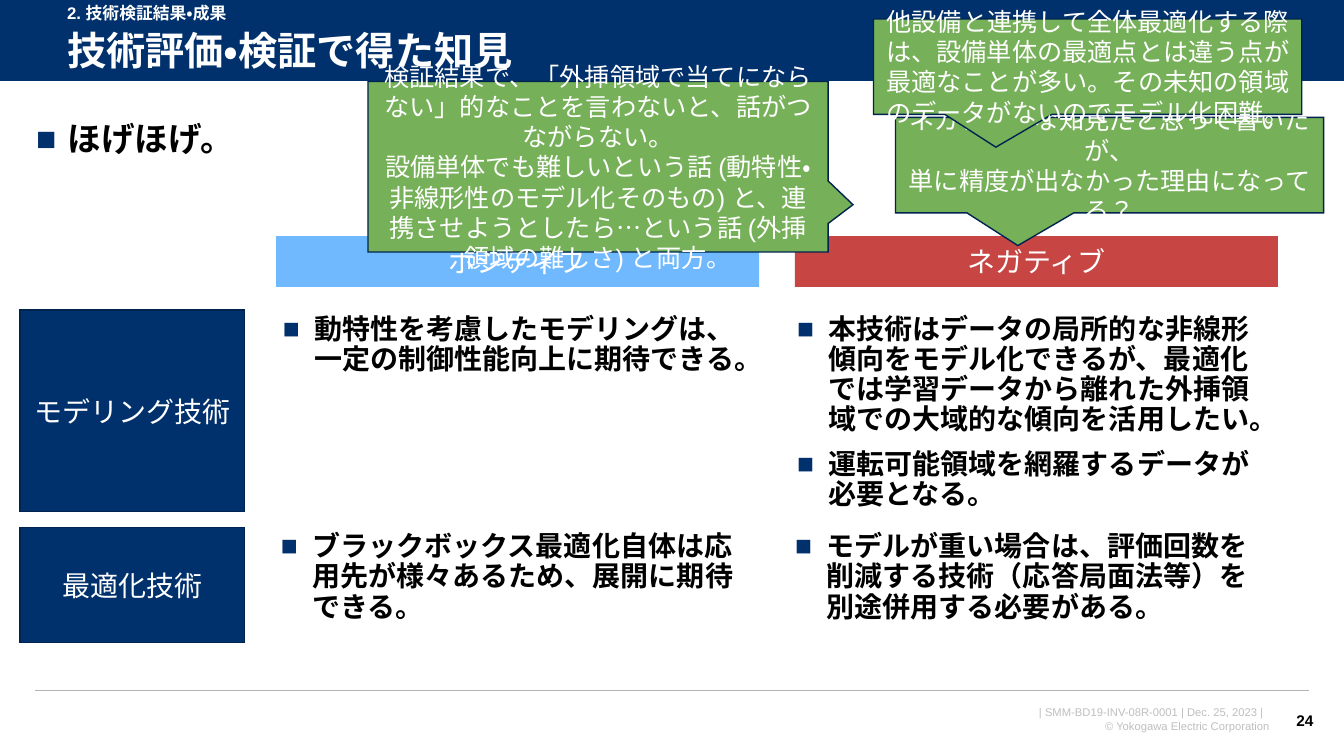
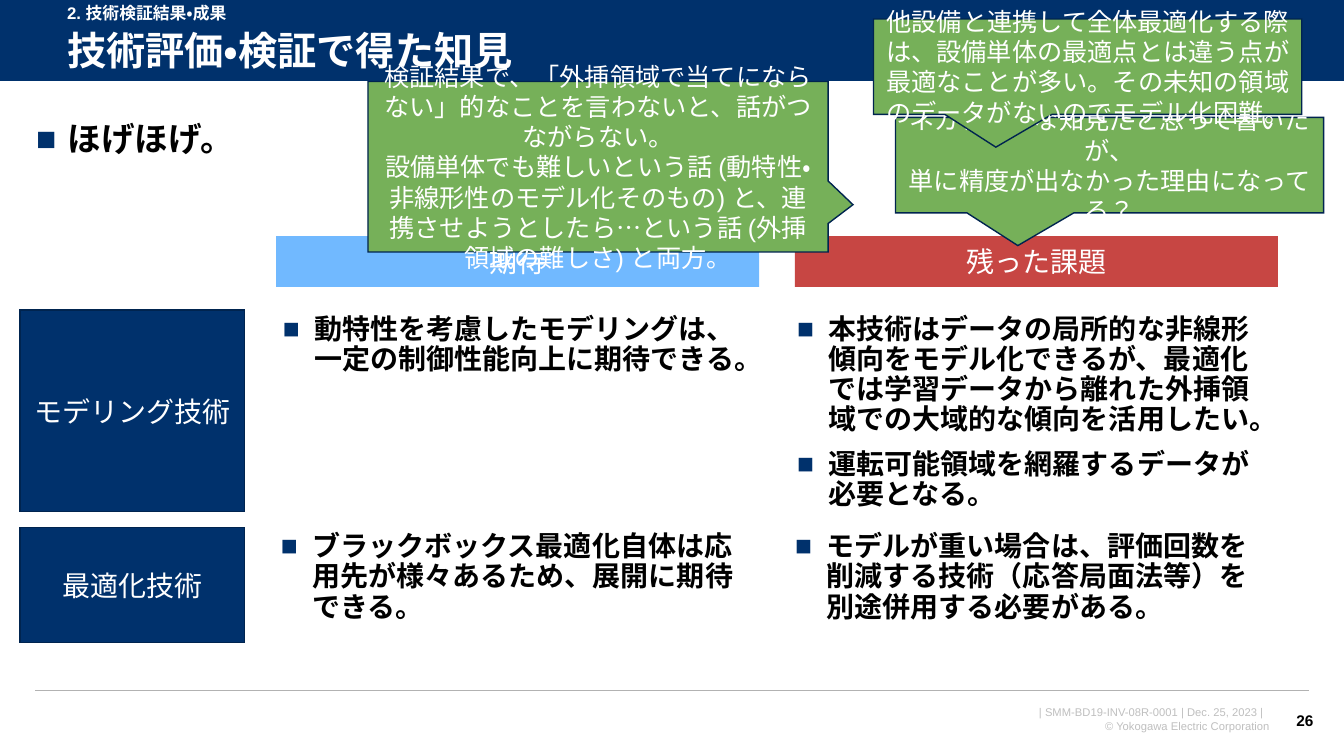
Before and after one commit to watarukumagai-git/opt, a slide deck: slide 26 of SoS/20231211_連携最適_LR2資料_kuma.pptx (slide 24 before the commit). Drawn at 1344x756 pixels with LibreOffice and Linux fonts; fonts in the diff are those of the drawing; background and template pictures are left out. Boxes give left, top, right and bottom in pixels: in the first picture for what was removed or moved away, otherwise in the second. Text is boxed around its words. In the diff, an @@ line names an element or a change of style, - is before the commit and + after.

```diff
--- a/SoS/20231211_連携最適_LR2資料_kuma.pptx
+++ b/SoS/20231211_連携最適_LR2資料_kuma.pptx
@@ text in rectangle at box(490, 244, 546, 274): text changed @@
-ポジティブ
+期待
@@ text in rectangle at box(966, 244, 1106, 274): text changed @@
-ネガティブ
+残った課題
@@ page number at box(1296, 715, 1313, 726): text changed @@
-24
+26
```
Also in this commit, not shown: 15 other slides changed, 2 slides added.
